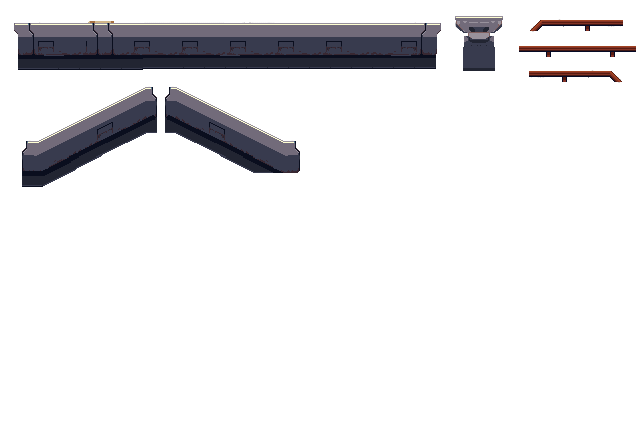
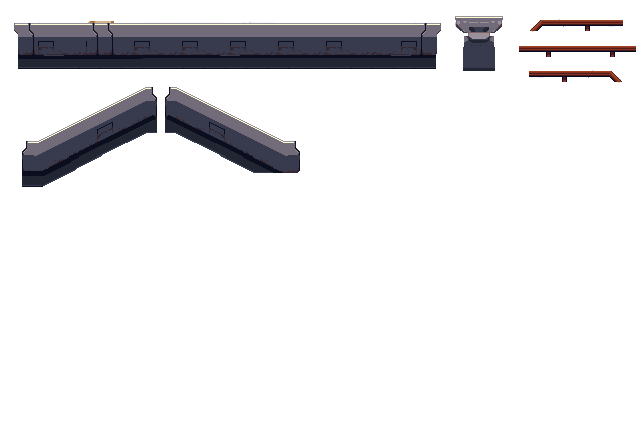
Two versions of the same layered image (643px x 429px). Layer-by-layer changes:
painted on "Layer 27" over [18, 67, 143, 70]
